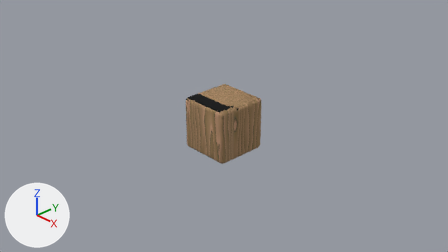
The Blender file resources/models/wooden-cube/wooden-cube.blend as it was, and as the next commit left it.
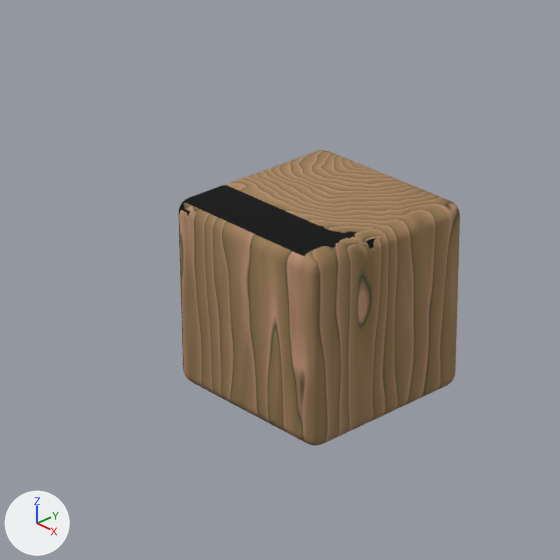
There are two pictures of each version: one from the file's camera 'Camera', one close up on the part from 31% to 64% of the width and 17% to 77% of the height. The lights are fixed; the arrows at lower left show +X, +Y and +Z.

The scene before the commit, as lines of its bpy script (objects in view):
```python
me_cube = bpy.data.meshes.new('Cube')
me_cube.from_pydata(...)  # 216 vertices, 218 faces; spans x -1.0..1.0, y -1.0..1.0, z -1.0..1.0
me_cube.polygons.foreach_set('use_smooth', [True] * 218)
me_cube.materials.append(mat_wood)
ob_cube = bpy.data.objects.new('Cube', me_cube)
ob_cube.location = (0.0, 0.0, 0.0)
ob_cube.scale = (0.5, 0.5, 0.5)
```
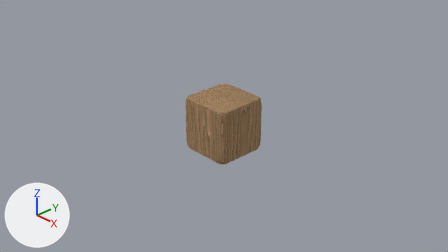
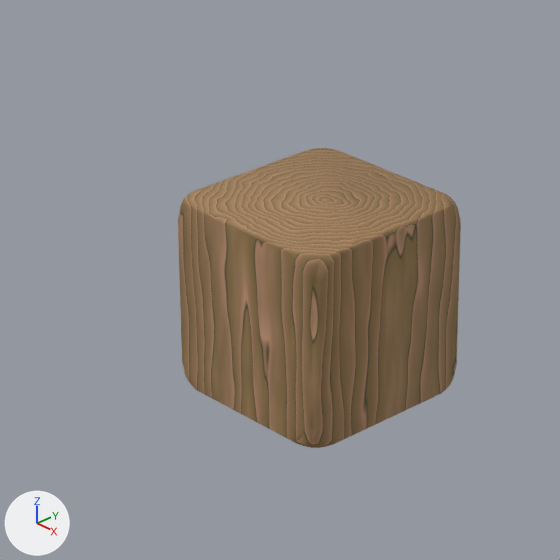
Pixel boxes (x1, y1, x2, y2) of what changed, in the close-ups (560 x 560 px):
'Cube', reshaped, modifiers changed, rescaled: before (179, 150, 460, 446); after (178, 148, 461, 448)

Patch to the scene script:
```diff
--- a/resources/models/wooden-cube/wooden-cube.blend.py
+++ b/resources/models/wooden-cube/wooden-cube.blend.py
@@ mat_wood_1 @@
+mat_wood_1 = bpy.data.materials.new('wood')
+# nodes: BsdfPrincipled, Bump, Math, OutputMaterial, TexCoord, TexNoise, ValToRGB, VectorMath
+# colours: dark yellow #4c4922, brown #c5987a, brown #ab8765, brown #8f774c, dark yellow #626251
@@ me_cube_001 @@
+me_cube_001.from_pydata(...)  # a box spanning x -0.5..0.5, y -0.5..0.5, z -0.5..0.5
+me_cube_001.materials.append(mat_wood_1)
@@ ob_cube @@
-ob_cube = bpy.data.objects.new('Cube', me_cube)
+ob_cube = bpy.data.objects.new('Cube', me_cube_001)
 ob_cube.location = (0.0, 0.0, 0.0)
-ob_cube.scale = (0.5, 0.5, 0.5)
+_m = ob_cube.modifiers.new('Bevel', 'BEVEL')
+_m.segments = 5
+_m.limit_method = 'WEIGHT'
+_m.miter_outer = 'MITER_ARC'
+_m.miter_inner = 'MITER_ARC'
+_m = ob_cube.modifiers.new('Triangulate', 'TRIANGULATE')
+_m.quad_method = 'LONGEST_DIAGONAL'
```
